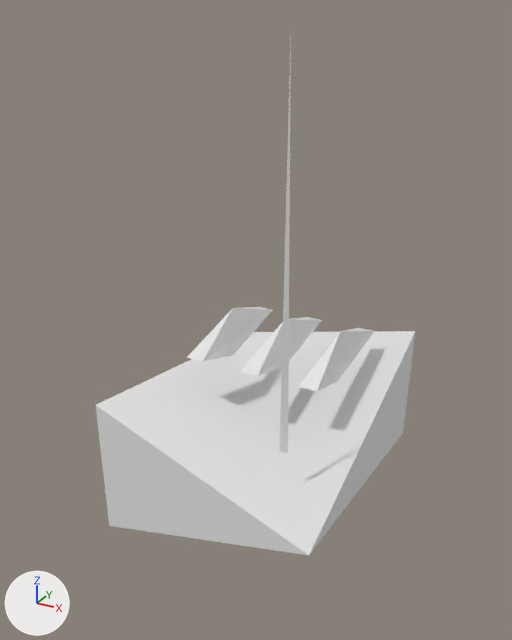
Renders of the glTF model ambush_loop/art/v2/models/decoy_lod1.glb from each side of a commit.
Before and after are seen from a camera (50 mm lens) standing at (0.216, -0.417, 0.355) and looking at (-0.006, -0.014, 0.154). The lights are fixed; the arrows at lower left show +X, +Y and +Z. The older version comes first. Vertices at exactly the same position are counted once.

The first picture shows 'decoy_body.001'.
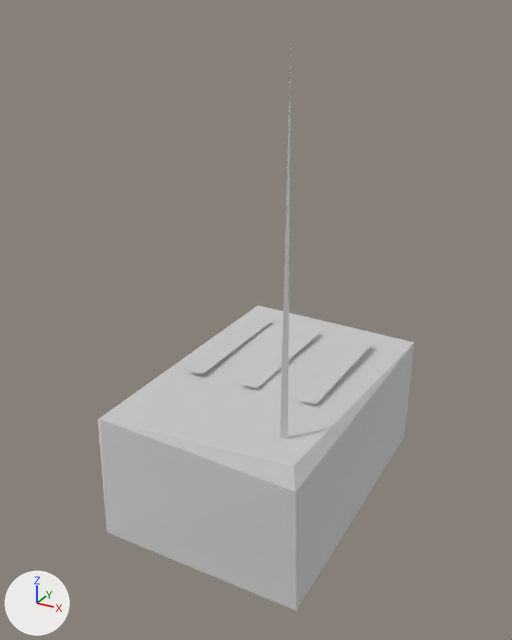
Where the change shows, as pixel boxes [x1, y1, x2, y2] in the pictures (512 x 640 px; the box of a moved part takes in the faces that stretch with it):
'decoy_body.001', reshaped (9% taller): before [96, 36, 415, 555]; after [98, 43, 414, 611]
part 1 of me_cube_359, moved or reshaped: before [279, 36, 291, 453]; after [280, 43, 291, 439]
part 2 of me_cube_359, rebuilt (36% taller): before [96, 331, 415, 555]; after [98, 305, 414, 611]
part 3 of me_cube_359, cut back: before [187, 307, 374, 391]; after [188, 318, 373, 404]

Edits to the bpy script that builds the scene:
```text
Add mat_v2_actor_atlas:
    mat_v2_actor_atlas = principled_material('v2_actor_atlas')
    mat_v2_actor_atlas.base_color = (0.8, 0.8, 0.8)  # white #e7e7e7
    mat_v2_actor_atlas.metallic = 1.0
    mat_v2_actor_atlas.roughness = 1.0
Change me_cube_359:
    used by ob_decoy_body_001; location = (0.0, 0.0, 0.0)
    remove me_cube_359.from_pydata(...)  # 39 vertices, 57 faces; spans x -0.09..0.09, y -0.125..0.125, z 0.015..0.35
    add me_cube_359.from_pydata(...)  # 28 vertices, 35 faces; spans x -0.08..0.075, y -0.112..0.112, z 0.0..0.34
    me_cube_359 part 1: the loose piece of 3 vertices spanning x 0.048..0.053, y -0.081..-0.079, z 0.1..0.35 is moved by (0.0, 0.0, -0.01), in mat_v2_actor_atlas (white #e7e7e7)
    me_cube_359 part 2: the loose piece of 6 vertices spanning x -0.09..0.09, y -0.125..0.125, z 0.015..0.114 is rebuilt with 13 vertices and now spans x -0.08..0.075, y -0.112..0.112, z 0.0..0.11, in mat_v2_actor_atlas (white #e7e7e7)
    me_cube_359 part 3
    30 vertices are removed from x -0.052..0.052, y -0.035..0.075, z 0.102..0.142
    48 faces are deleted
    6 vertices are added at (-0.052, -0.035, 0.112), (-0.052, 0.075, 0.112), (-0.007, -0.035, 0.112), (-0.007, 0.075, 0.112), (0.038, -0.035, 0.112), (0.038, 0.075, 0.112)
    6 new vertices lie (0.014, 0.0, 0.0) away from vertices in x -0.052..0.038, y -0.035..0.075, z 0.112
    12 new faces join them
    add me_cube_359.materials.append(mat_v2_actor_atlas)  # white #e7e7e7
```
